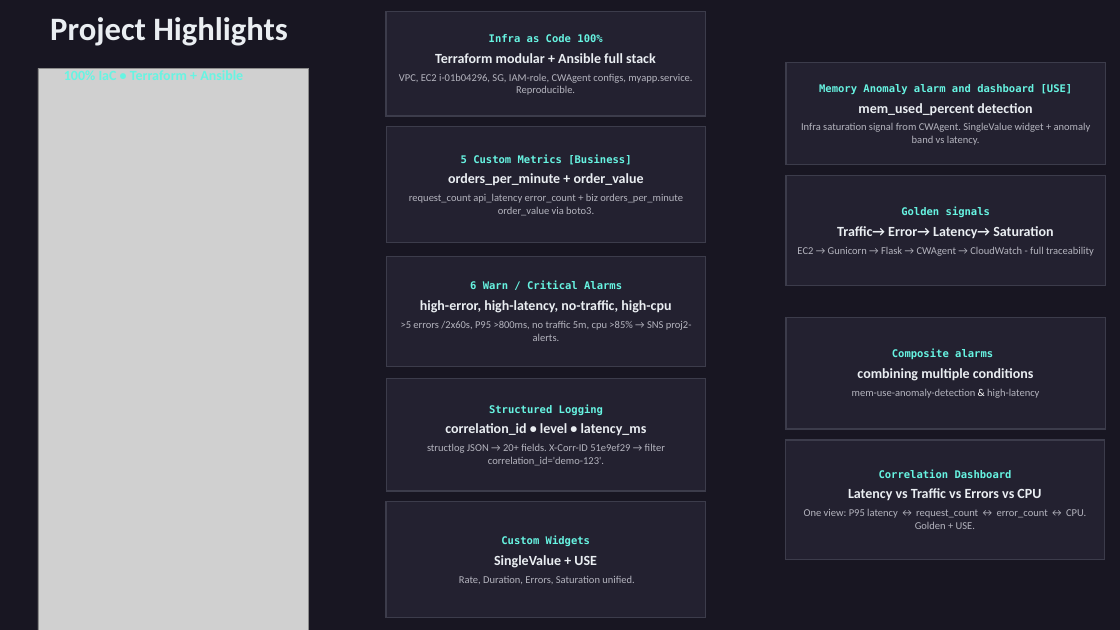
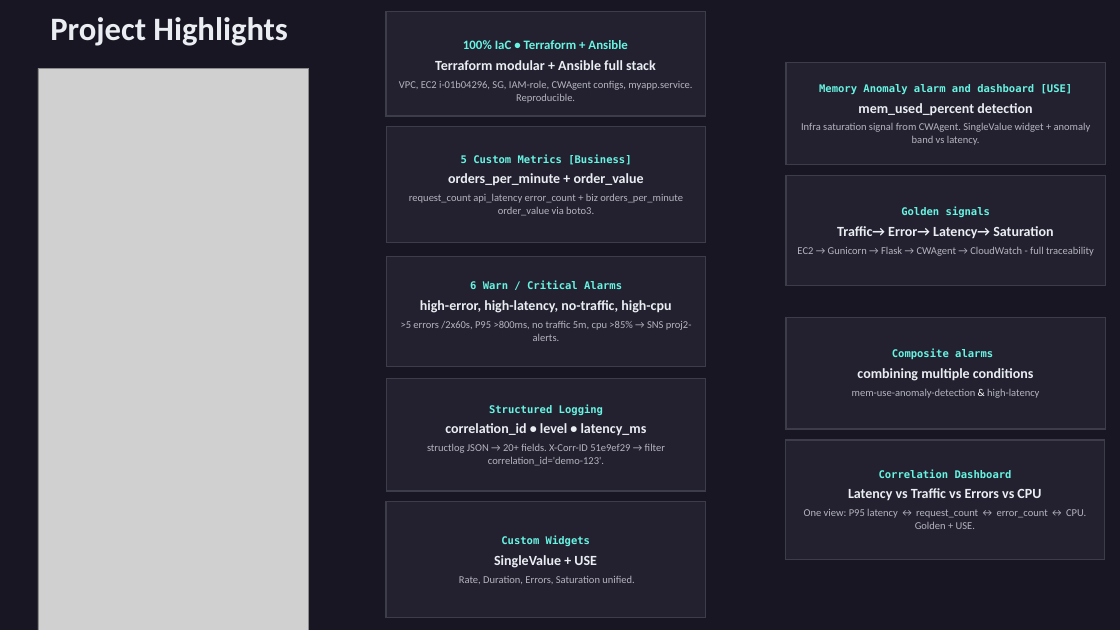
Before and after one commit to f-karamizadeh/ce-project-2-instrumented-monitored-service, a slide deck: slide 4 of presentation/Proj2-Observability-Deep-Dive.pptx. Drawn at 1120x630 pixels with LibreOffice and Linux fonts; fonts in the diff are those of the drawing; grey boxes stand for pictures. Boxes give left, top, right and bottom in pixels: in the first picture for what was removed or moved away, otherwise in the second. Text is boxed around its words. In the diff, an @@ line names an element or a change of style, - is before the commit and + after.

Commit message:
Project2 fix and improvement in ppt and pdf

```diff
--- a/presentation/Proj2-Observability-Deep-Dive.pptx
+++ b/presentation/Proj2-Observability-Deep-Dive.pptx
@@ text in rectangle at (463, 40, 627, 49): text changed; size 9 to 11 pt; font DejaVu Sans Mono to Calibri @@
-Infra as Code 100%
+100% IaC • Terraform + Ansible
@@ text at (64, 68, 243, 80): paragraph removed @@
-100% IaC • Terraform + Ansible
```
Also in this commit, not shown: 1 other file.
